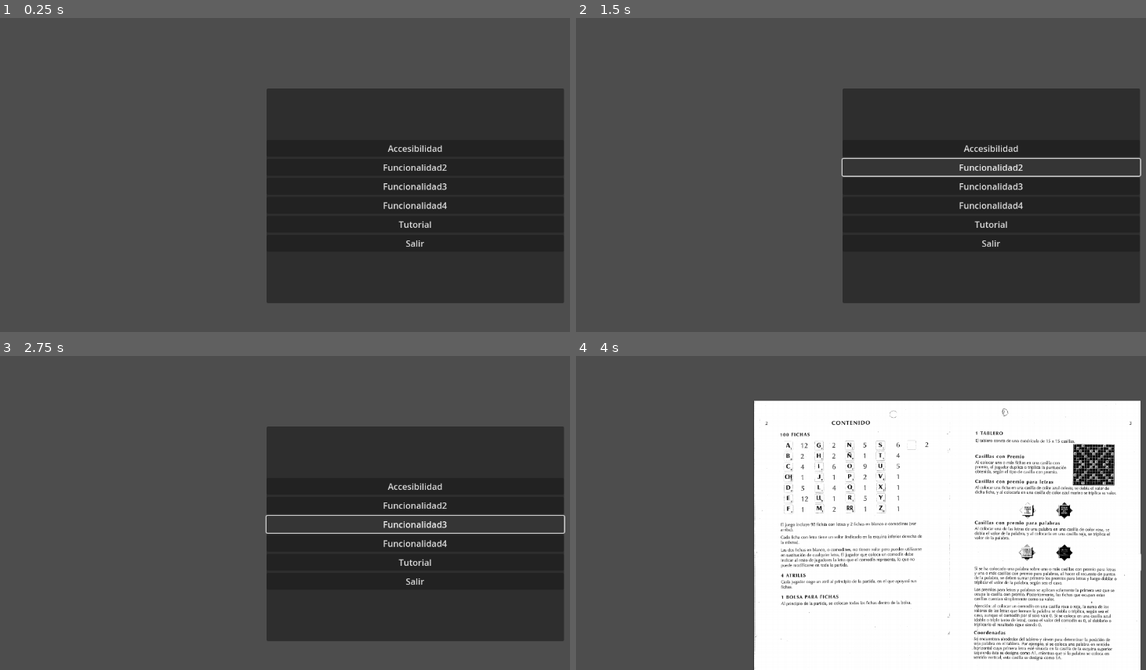
Above: before the commit, frames 1-4 (two rows, left to right).
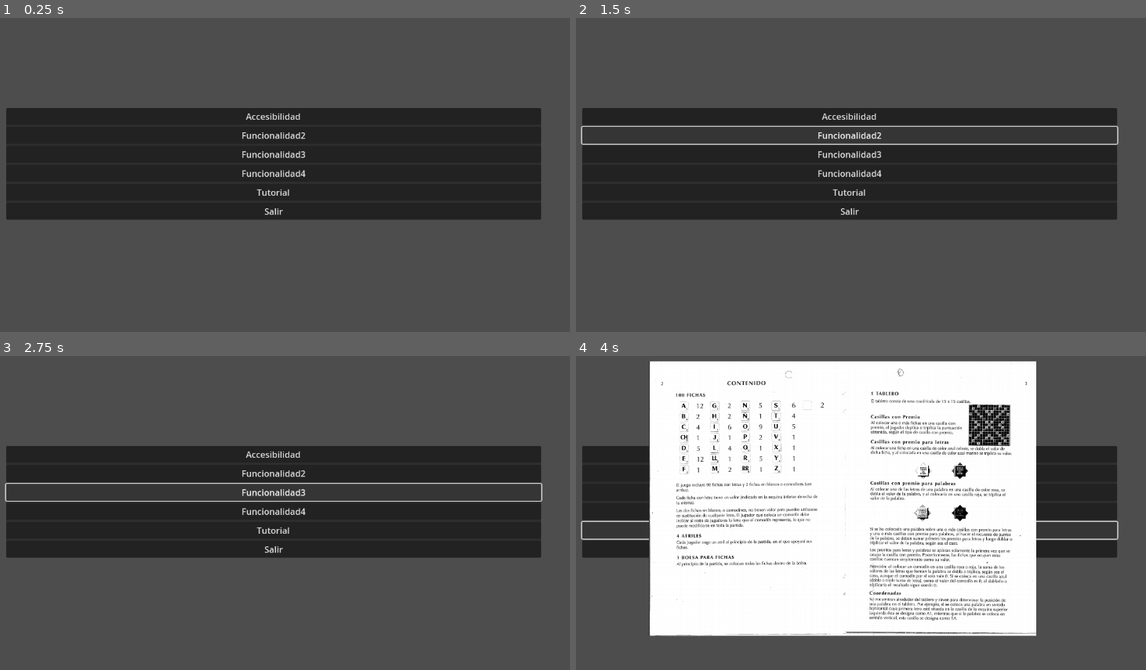
Above: after the commit, the same moments.

Repository: UCM-FDI-DISIA/proyectois1-chat-madres
Game: Godot game, scene res://Opciones/opciones.tscn
The game is run twice, just before and just after one commit, with the same random seed, the same clock (stepped at 60 frames per second) and the same inputs. This scene is started directly instead of the project's main scene.
Inputs:
- Up to frame 1 (0.25 s): no input
- Up to frame 2 (1.5 s): click "Accesibilidad" at 0.5 s; click "Funcionalidad2" at 1.25 s
- Up to frame 3 (2.75 s): click "Funcionalidad3" at 2 s
- Up to frame 4 (4 s): click "Funcionalidad4" at 2.75 s; click "Tutorial" at 3.5 s

The runs differ from the first frame. In frame 1, 36% of the frame differs, in the area x 1-99%, y 22-91%; in frame 2, 34%; in frame 3, 34%; in frame 4, 56%, in the area x 0-100%, y 1-100%.

Commit message:
Modifico el menú de opciones

Diff:
--- a/scrabble-definitivo/Opciones/opciones.tscn
+++ b/scrabble-definitivo/Opciones/opciones.tscn
@@ -16,25 +16,24 @@
 anchors_preset = 15
 anchor_right = 1.0
 anchor_bottom = 1.0
-offset_left = 190.0
-offset_top = 85.0
-offset_right = 320.0
-offset_bottom = 61.0
+offset_left = -2.0
+offset_top = 12.0
+offset_right = -170.0
+offset_bottom = -12.0
 grow_horizontal = 2
 grow_vertical = 2
 script = ExtResource("1_qj4ti")
 
 [node name="PanelContainer" type="PanelContainer" parent="."]
 layout_mode = 1
-anchors_preset = 8
-anchor_left = 0.5
+anchors_preset = 14
 anchor_top = 0.5
-anchor_right = 0.5
+anchor_right = 1.0
 anchor_bottom = 0.5
-offset_left = -273.5
-offset_top = -198.0
-offset_right = 273.5
-offset_bottom = 198.0
+offset_left = 81.0
+offset_top = -89.0
+offset_right = 81.0
+offset_bottom = 117.0
 grow_horizontal = 2
 grow_vertical = 2
 
Renamed: scrabble-definitivo/Menú principal/Menú principal.tscn -> scrabble-definitivo/Opciones/Menú principal/Menú principal.tscn
